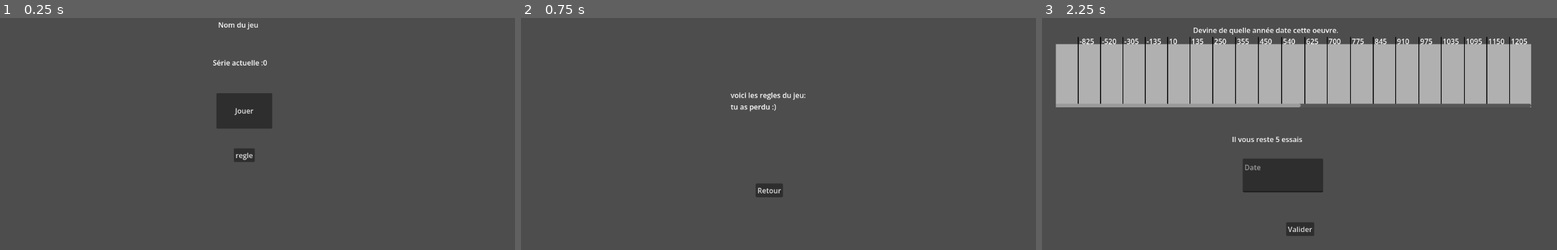
Above: before the commit, frames 1-3 (left to right).
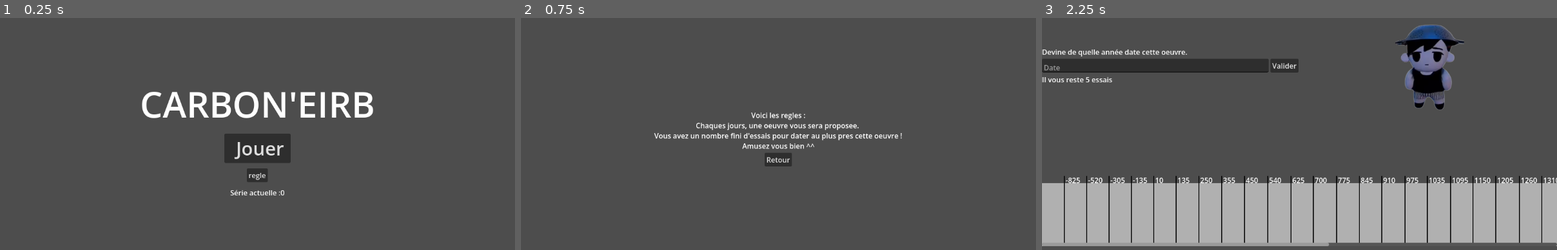
Above: after the commit, the same moments.

Repository: Alpagateau/sda
Game: Godot game, scene res://Scenes/main.tscn
Two runs of this game, one before a commit and one after it. Both use one fixed random seed, a clock stepped at 60 frames per second and the inputs below.
Inputs:
- Up to frame 1 (0.25 s): no input
- Up to frame 2 (0.75 s): click "regle" at 0.5 s
- Up to frame 3 (2.25 s): click "Retour" at 1.25 s; click "Jouer" at 2 s

The runs differ from the first frame. In frame 1, 5.4% of the frame differs, in the area x 27-73%, y 1-77%; in frame 2, 2.1%; in frame 3, 55%, in the area x 0-100%, y 2-99%.

Commit message:
making the screen responsive

Diff:
--- a/Scenes/game.gd
+++ b/Scenes/game.gd
@@ -10,3 +10,7 @@
 # To call when there is a response from the server
 func load_b64_image(b64_image : String):
 	$TextureRect.texture = b64_to_texture_2d(b64_image)
+
+func update_attemps_text(value : int) -> void :
+	var s : String = "" if value < 2 else "s"
+	$MarginContainer2/VBoxContainer/AttempsText.text = "Il vous reste " + str(value) + " essai" + s
--- /dev/null
+++ b/Scenes/game.tscn
@@ -0,0 +1,58 @@
+[gd_scene format=3 uid="uid://1d184xfp3c40"]
+
+[ext_resource type="Script" uid="uid://bs3yiu5n41ltt" path="res://Scenes/game.gd" id="1_qxrlw"]
+[ext_resource type="Texture2D" uid="uid://qruy0344mnfg" path="res://test_server/image.png" id="2_3dryh"]
+[ext_resource type="PackedScene" uid="uid://lkei4wt6usdg" path="res://Scenes/timeline.tscn" id="2_wrm1d"]
+
+[node name="Game" type="VBoxContainer" unique_id=1346781987]
+anchors_preset = 15
+anchor_right = 1.0
+anchor_bottom = 1.0
+grow_horizontal = 2
+grow_vertical = 2
+script = ExtResource("1_qxrlw")
+
+[node name="MarginContainer2" type="HBoxContainer" parent="." unique_id=957264537]
+layout_mode = 2
+size_flags_vertical = 3
+
+[node name="VBoxContainer" type="VBoxContainer" parent="MarginContainer2" unique_id=1749886422]
+layout_mode = 2
+size_flags_horizontal = 3
+alignment = 1
+
+[node name="GuessText" type="Label" parent="MarginContainer2/VBoxContainer" unique_id=1130793368]
+layout_mode = 2
+text = "Devine de quelle année date cette oeuvre."
+
+[node name="HBoxContainer" type="HBoxContainer" parent="MarginContainer2/VBoxContainer" unique_id=577714986]
+layout_mode = 2
+
+[node name="DateEntry" type="TextEdit" parent="MarginContainer2/VBoxContainer/HBoxContainer" unique_id=2049541219]
+layout_mode = 2
+size_flags_horizontal = 3
+placeholder_text = "Date"
+
+[node name="Guess" type="Button" parent="MarginContainer2/VBoxContainer/HBoxContainer" unique_id=864654446]
+layout_mode = 2
+text = "Valider"
+
+[node name="AttempsText" type="Label" parent="MarginContainer2/VBoxContainer" unique_id=443166781]
+layout_mode = 2
+text = "Il vous reste X essais"
+
+[node name="CenterContainer" type="CenterContainer" parent="MarginContainer2" unique_id=957246416]
+layout_mode = 2
+size_flags_horizontal = 3
+
+[node name="TextureRect" type="TextureRect" parent="MarginContainer2/CenterContainer" unique_id=1943072745]
+layout_mode = 2
+texture = ExtResource("2_3dryh")
+
+[node name="MarginContainer" type="VBoxContainer" parent="." unique_id=1849128363]
+layout_mode = 2
+size_flags_vertical = 3
+alignment = 1
+
+[node name="Timeline" parent="MarginContainer" unique_id=1544057268 instance=ExtResource("2_wrm1d")]
+layout_mode = 2
--- a/Scenes/main.tscn
+++ b/Scenes/main.tscn
@@ -1,9 +1,8 @@
 [gd_scene format=3 uid="uid://c48f05e2g4ujs"]
 
 [ext_resource type="Script" uid="uid://du6f2mpdyke7e" path="res://Scenes/main_scene.gd" id="1_jjgbg"]
-[ext_resource type="Script" uid="uid://bs3yiu5n41ltt" path="res://Scenes/game.gd" id="2_8gbba"]
 [ext_resource type="Script" uid="uid://btvdm82lbfmho" path="res://Scenes/http_request.gd" id="2_jjvhh"]
-[ext_resource type="PackedScene" uid="uid://lkei4wt6usdg" path="res://Scenes/timeline.tscn" id="4_jjvhh"]
+[ext_resource type="PackedScene" uid="uid://1d184xfp3c40" path="res://Scenes/game.tscn" id="3_8gbba"]
 
 [node name="Main" type="Control" unique_id=370660818]
 layout_mode = 3
@@ -18,133 +17,89 @@
 script = ExtResource("2_jjvhh")
 
 [node name="Menus" type="Control" parent="." unique_id=1799261247]
-anchors_preset = 0
-offset_right = 40.0
-offset_bottom = 40.0
+layout_mode = 1
+anchors_preset = 15
+anchor_right = 1.0
+anchor_bottom = 1.0
+grow_horizontal = 2
+grow_vertical = 2
 
-[node name="TitleScreen" type="Control" parent="Menus" unique_id=306781003]
+[node name="TitleScreen" type="VBoxContainer" parent="Menus" unique_id=1193295578]
 visible = false
-anchors_preset = 0
-offset_right = 40.0
-offset_bottom = 40.0
+layout_mode = 1
+anchors_preset = 15
+anchor_right = 1.0
+anchor_bottom = 1.0
+grow_horizontal = 2
+grow_vertical = 2
+alignment = 1
 
 [node name="WaitingText" type="Label" parent="Menus/TitleScreen" unique_id=1989231602]
 visible = false
-layout_mode = 0
-offset_left = 490.0
-offset_top = 164.0
-offset_right = 580.0
-offset_bottom = 187.0
+layout_mode = 2
 text = "Waiting."
 
 [node name="TitleText" type="Label" parent="Menus/TitleScreen" unique_id=1527872093]
-layout_mode = 0
-offset_left = 488.0
-offset_top = 57.0
-offset_right = 578.0
-offset_bottom = 80.0
-text = "Nom du jeu"
+layout_mode = 2
+theme_override_font_sizes/font_size = 80
+text = "CARBON'EIRB"
+horizontal_alignment = 1
+
+[node name="HSeparator" type="HSeparator" parent="Menus/TitleScreen" unique_id=236600597]
+modulate = Color(1, 1, 1, 0)
+layout_mode = 2
 
 [node name="Play" type="Button" parent="Menus/TitleScreen" unique_id=667404207]
-layout_mode = 0
-offset_left = 484.0
-offset_top = 222.0
-offset_right = 609.0
-offset_bottom = 302.0
-text = "Jouer"
+layout_mode = 2
+size_flags_horizontal = 4
+theme_override_font_sizes/font_size = 42
+text = "  Jouer "
+
+[node name="HSeparator2" type="HSeparator" parent="Menus/TitleScreen" unique_id=1433041191]
+modulate = Color(1, 1, 1, 0)
+layout_mode = 2
 
 [node name="Rules" type="Button" parent="Menus/TitleScreen" unique_id=330821414]
-layout_mode = 0
-offset_left = 523.0
-offset_top = 346.0
-offset_right = 570.0
-offset_bottom = 377.0
+layout_mode = 2
+size_flags_horizontal = 4
 text = "regle"
 
+[node name="HSeparator3" type="HSeparator" parent="Menus/TitleScreen" unique_id=695645831]
+modulate = Color(1, 1, 1, 0)
+layout_mode = 2
+
 [node name="StreakText" type="Label" parent="Menus/TitleScreen" unique_id=1784228704]
-layout_mode = 0
-offset_left = 476.0
-offset_top = 142.0
-offset_right = 599.0
-offset_bottom = 165.0
-text = "Série actuelle: X"
+layout_mode = 2
+text = "Série actuelle: 0 | Total : 0"
+horizontal_alignment = 1
 
-[node name="Rules" type="Control" parent="Menus" unique_id=256076366]
+[node name="Rules" type="VBoxContainer" parent="Menus" unique_id=833546868]
 visible = false
-anchors_preset = 0
-offset_right = 40.0
-offset_bottom = 40.0
+layout_mode = 1
+anchors_preset = 15
+anchor_right = 1.0
+anchor_bottom = 1.0
+grow_horizontal = 2
+grow_vertical = 2
+alignment = 1
+
+[node name="RichTextLabel" type="RichTextLabel" parent="Menus/Rules" unique_id=319295760]
+layout_mode = 2
+text = "Voici les regles :
+Chaques jours, une oeuvre vous sera proposee.
+Vous avez un nombre fini d'essais pour dater au plus pres cette oeuvre !
+Amusez vous bien ^^"
+fit_content = true
+scroll_active = false
+horizontal_alignment = 1
 
 [node name="Return" type="Button" parent="Menus/Rules" unique_id=1201108630]
-layout_mode = 0
-offset_left = 525.0
-offset_top = 425.0
-offset_right = 586.0
-offset_bottom = 456.0
+layout_mode = 2
+size_flags_horizontal = 4
 text = "Retour"
 
-[node name="RulesText" type="Label" parent="Menus/Rules" unique_id=1975350242]
-layout_mode = 0
-offset_left = 469.0
-offset_top = 215.0
-offset_right = 633.0
-offset_bottom = 264.0
-text = "voici les regles du jeu:
-tu as perdu :)"
-
-[node name="Game" type="Control" parent="Menus" unique_id=1094142135]
-anchors_preset = 0
-offset_right = 40.0
-offset_bottom = 40.0
-script = ExtResource("2_8gbba")
-
-[node name="Timeline" parent="Menus/Game" unique_id=1544057268 instance=ExtResource("4_jjvhh")]
+[node name="Game" parent="Menus" unique_id=1869356464 instance=ExtResource("3_8gbba")]
 layout_mode = 1
-offset_left = 31.0
-offset_top = 122.0
-offset_right = 1054.0
-offset_bottom = 187.0
-separation = 100
-text_height = 10
-
-[node name="GuessText" type="Label" parent="Menus/Game" unique_id=1123302638]
-layout_mode = 0
-offset_left = 338.0
-offset_top = 69.0
-offset_right = 664.0
-offset_bottom = 92.0
-text = "Devine de quelle année date cette oeuvre."
-
-[node name="Guess" type="Button" parent="Menus/Game" unique_id=613119197]
-layout_mode = 0
-offset_left = 546.0
-offset_top = 512.0
-offset_right = 609.0
-offset_bottom = 543.0
-text = "Valider"
-
-[node name="DateEntry" type="TextEdit" parent="Menus/Game" unique_id=811444203]
-layout_mode = 0
-offset_left = 449.0
-offset_top = 369.0
-offset_right = 629.0
-offset_bottom = 445.0
-placeholder_text = "Date"
-
-[node name="AttempsText" type="Label" parent="Menus/Game" unique_id=116478121]
-layout_mode = 0
-offset_left = 425.0
-offset_top = 314.0
-offset_right = 584.0
-offset_bottom = 337.0
-text = "Il vous reste X essais"
-
-[node name="TextureRect" type="TextureRect" parent="Menus/Game" unique_id=1870066187]
-layout_mode = 0
-offset_left = 470.0
-offset_top = 89.0
-offset_right = 628.0
-offset_bottom = 289.0
 
 [node name="EndGamePanel" type="Control" parent="Menus" unique_id=571691386]
 visible = false
@@ -195,5 +150,4 @@
 [connection signal="pressed" from="Menus/TitleScreen/Play" to="." method="_on_play_pressed"]
 [connection signal="pressed" from="Menus/TitleScreen/Rules" to="." method="_on_rules_pressed"]
 [connection signal="pressed" from="Menus/Rules/Return" to="." method="_on_return_pressed"]
-[connection signal="pressed" from="Menus/Game/Guess" to="." method="_on_guess_pressed"]
 [connection signal="pressed" from="Menus/EndGamePanel/ReturnButton" to="." method="_on_return_pressed"]
--- a/Scenes/main_scene.gd
+++ b/Scenes/main_scene.gd
@@ -16,7 +16,7 @@
 
 func _ready() -> void:
 	show_only_menu($Menus/TitleScreen)
-	update_attemps_text(attemps)
+	$Menus/Game.update_attemps_text(attemps)
 	waiting()
 
 var waiting_dot : int = 0
@@ -62,7 +62,7 @@
 
 func start_game() -> void :
 	show_only_menu($Menus/Game)
-	$Menus/Game/TextureRect.show()
+	#$Menus/Game/TextureRect.show()
 
 func show_win_menu() -> void:
 	show_only_menu($Menus/EndGamePanel)
@@ -101,11 +101,7 @@
 
 func decrement_attemps() -> void :
 	attemps -= 1
-	update_attemps_text(attemps)
-
-func update_attemps_text(value : int) -> void :
-	var s : String = "" if value < 2 else "s"
-	$Menus/Game/AttempsText.text = "Il vous reste " + str(value) + " essai" + s
+	$Menus/Game.update_attemps_text(attemps)
 
 func update_streak_text(value : int) -> void:
 	$Menus/TitleScreen/StreakText.text = "Série actuelle :" + str(value)
